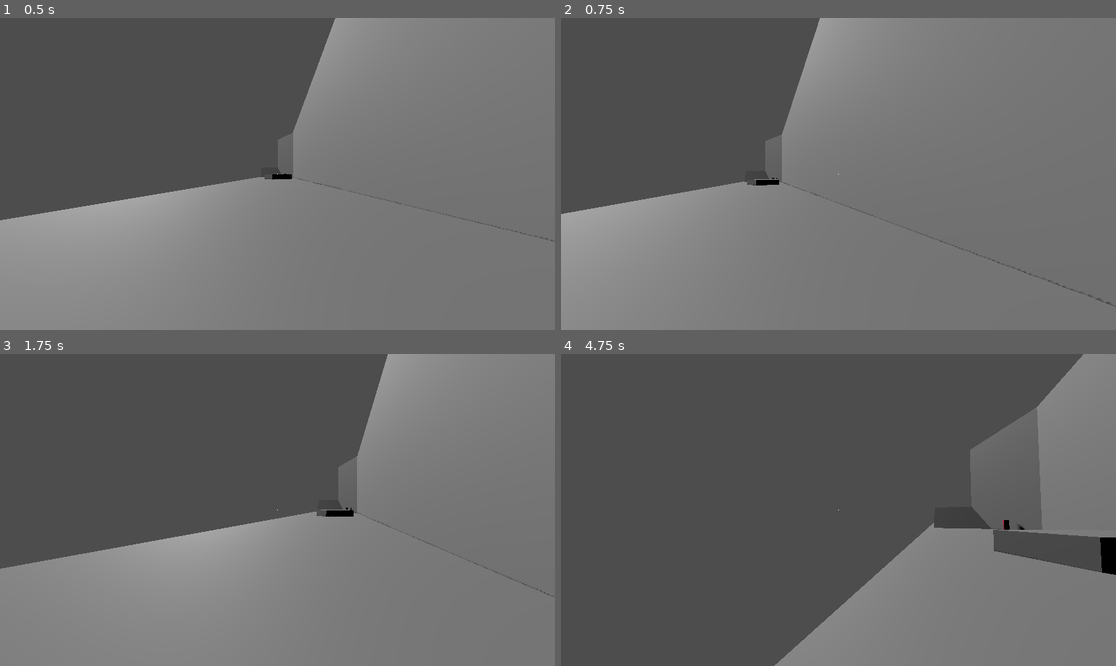
Above: before the commit, frames 1-4 (two rows, left to right).
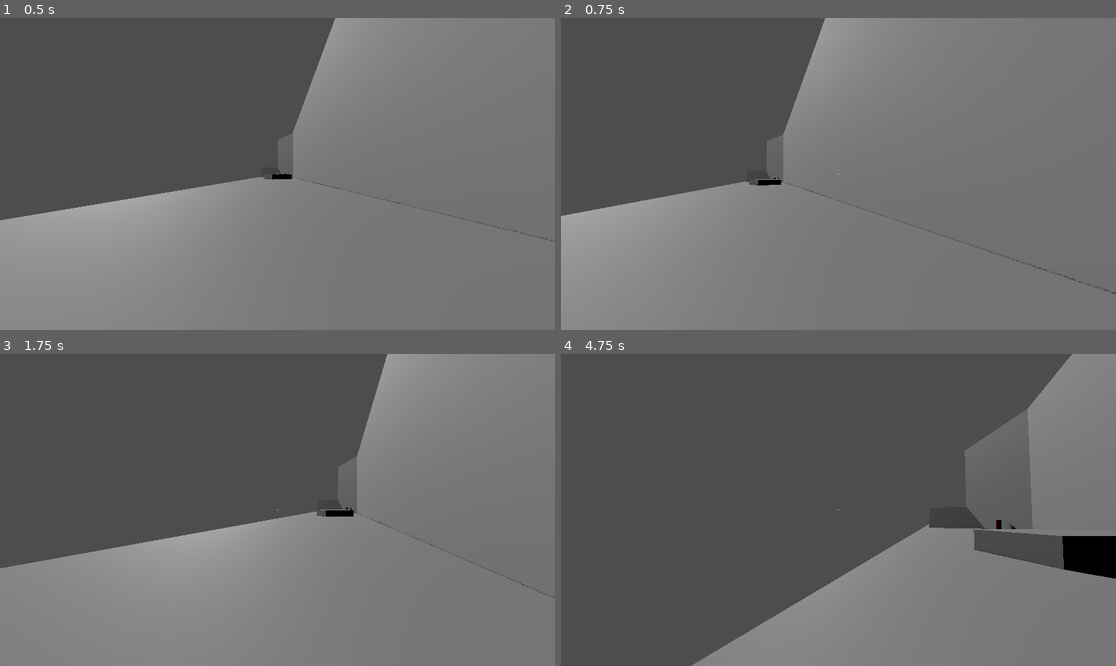
Above: after the commit, the same moments.

Repository: 100-Devs-1-Game/KYRO
Game: Godot game, scene res://scenes/level/level.tscn
The game is run twice, just before and just after one commit, with the same random seed, the same clock (stepped at 60 frames per second) and the same inputs.
Inputs (mouse positions are in pixels of both pictures, inside the frame that each line leads up to):
- Up to frame 1 (0.5 s): no input
- Up to frame 2 (0.75 s): tap Enter (ui_accept) at 0.5 s; move the mouse to (866, 174) at 0.52 s; hold Right (ui_right) from 0.53 s (still down); click (866, 174) at 0.67 s
- Up to frame 3 (1.75 s): tap Enter (ui_accept) at 0.77, 1.52 s; move the mouse to (249, 510) at 1.27 s; release Right (ui_right) at 1.28 s; hold Left (ui_left) from 1.28 s (still down)
- Up to frame 4 (4.75 s): move the mouse to (849, 503) at 2.02 s; release Left (ui_left) at 2.03 s; hold Right (ui_right) 2.03-3.53 s; move the mouse to (832, 516) at 2.77 s; click (832, 516) at 2.92 s; tap Enter (ui_accept) at 3.02, 3.77, 4.52 s; move the mouse to (877, 513) at 3.52 s; hold Left (ui_left) from 3.53 s (still down); move the mouse to (794, 506) at 4.27 s

Frame 1 is identical in both runs. In frame 2, 0.6% of the frame differs, in the area x 0-100%, y 0-93%; in frame 3, 0.1%; in frame 4, 6.2%, in the area x 23-100%, y 0-100%.

Commit message:
apply less damping in air

Diff:
--- a/src/kyro/scenes/player/state/falling.gd
+++ b/src/kyro/scenes/player/state/falling.gd
@@ -1,14 +1,16 @@
 extends State
 
 
-@export var gravity_multiplier:float = 2.0
+@export var gravity_mod:float = 2.0
+@export var strafe_traction_mod:float = 0.4
 
 @export_group("State Connectons", "state_")
 @export var state_jump:State
 
 
 func _state_entered() -> void:
-	pass
+	owner.strafe_traction *= strafe_traction_mod
+	print(owner.strafe_traction)
 
 
 func _state_process(delta: float) -> void:
@@ -22,7 +24,7 @@
 	owner.do_forward_movement(delta)
 	owner.do_strafe_movement(delta)
 	owner.do_damping(delta)
-	owner.do_gravity(delta * gravity_multiplier)
+	owner.do_gravity(delta * gravity_mod)
 
 	owner.move_and_slide()
 	state_jump.do_coyote_time(delta)
@@ -35,4 +37,5 @@
 
 
 func _state_exited() -> void:
-	pass
+	owner.strafe_traction /= strafe_traction_mod
+	print(owner.strafe_traction)
--- a/src/kyro/scenes/player/state/jumping.gd
+++ b/src/kyro/scenes/player/state/jumping.gd
@@ -1,9 +1,9 @@
 extends State
 ## Rising jump state for player.
 
-
-@export var strafe_traction_mod:float = 0.5
+@export var traction_delta_mod:float = 1.0
 @export var forward_traction_mod:float = 0.5
+@export var strafe_traction_mod:float = 0.3
 
 
 var jump_coyote_time:float = 0.0
@@ -11,6 +11,7 @@
 
 func _state_entered() -> void:
 	owner.strafe_traction *= strafe_traction_mod
+	print(owner.strafe_traction)
 	owner.forward_traction *= forward_traction_mod
 
 
@@ -28,7 +29,7 @@
 
 	owner.do_forward_movement(delta)
 	owner.do_strafe_movement(delta)
-	owner.do_damping(delta)
+	owner.do_damping(delta * traction_delta_mod)
 	owner.do_gravity(delta)
 
 	owner.move_and_slide()
